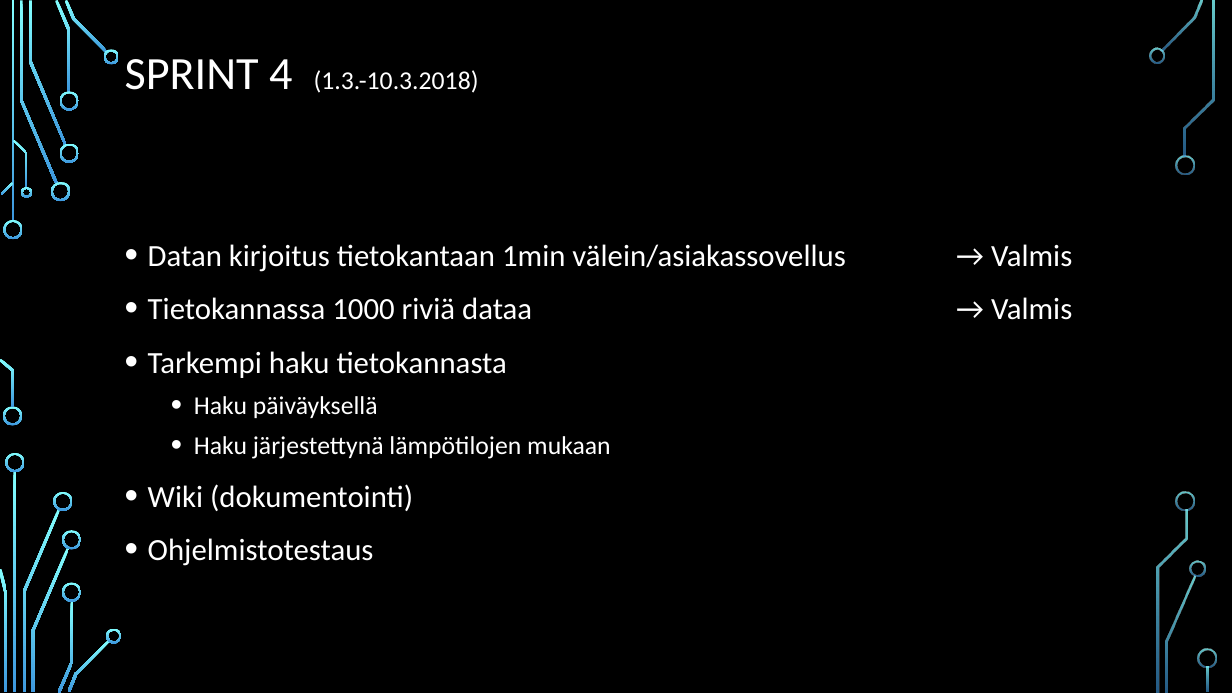
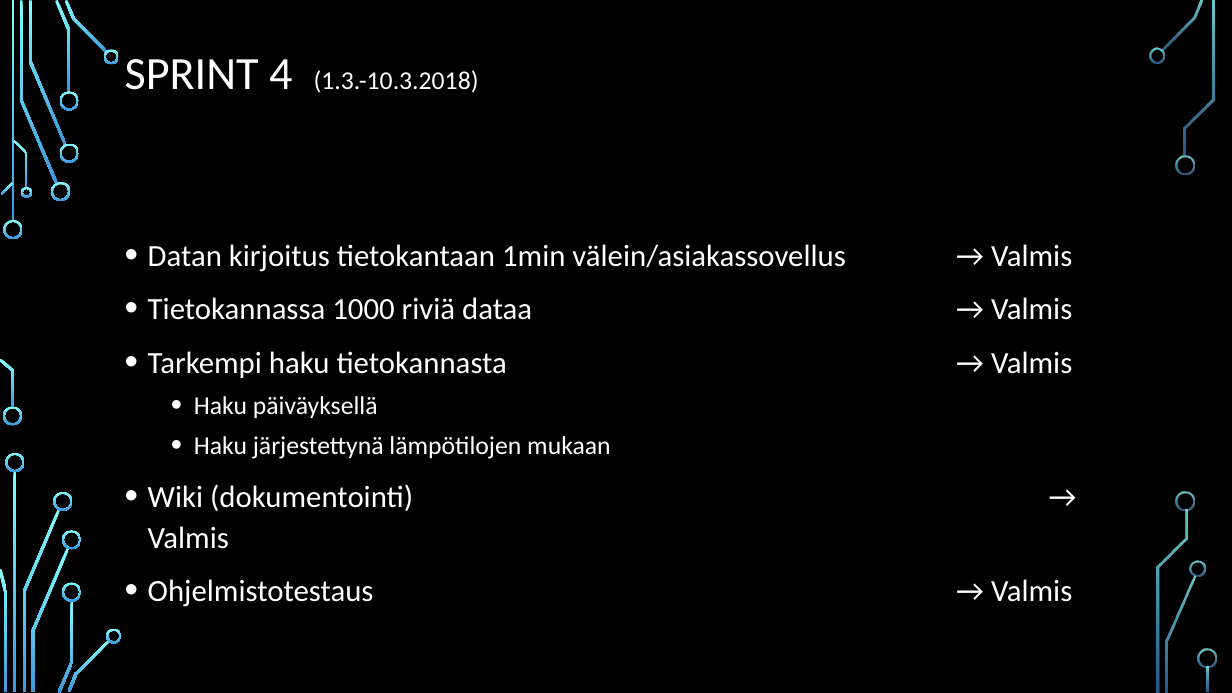
Before and after one commit to tempsens/java, a slide deck: slide 9 of java/Ryhmä 9 - Lämpötilaseuranta v5.pptx. Drawn at 1232x693 pixels with LibreOffice and Linux fonts; fonts in the diff are those of the drawing; background and template pictures are left out. Boxes give left, top, right and bottom in pixels: in the first picture for what was removed or moved away, otherwise in the second. Text is boxed around its words. In the diff, an @@ line names an element or a change of style, - is before the commit and + after.

```diff
--- a/java/Ryhmä 9 - Lämpötilaseuranta v5.pptx
+++ b/java/Ryhmä 9 - Lämpötilaseuranta v5.pptx
@@ text at (x1=148, y1=351, x2=1072, y2=378): text changed @@
-• Tarkempi haku tietokannasta
+• Tarkempi haku tietokannasta → Valmis
@@ text at (x1=148, y1=484, x2=1072, y2=602): text changed @@
-• Wiki (dokumentointi)
-• Ohjelmistotestaus
+• Wiki (dokumentointi) → Valmis
+• Ohjelmistotestaus → Valmis
```
Also in this commit, not shown: 3 other files.
